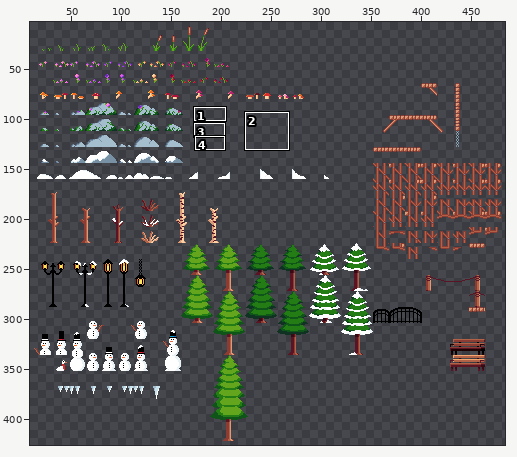
Edited in one commit: sprite sheet (Goose with a Scarf/sprites/sprTilesDeco16/layers/e3e90a35-e177-4fa3-9686-92c172d5dfba/3d8272e3-26b5-49f2-a746-c5b7457d81c9.png). The picture above shows the old version from afar; the outline marks the close-up.
Close-up. Before:
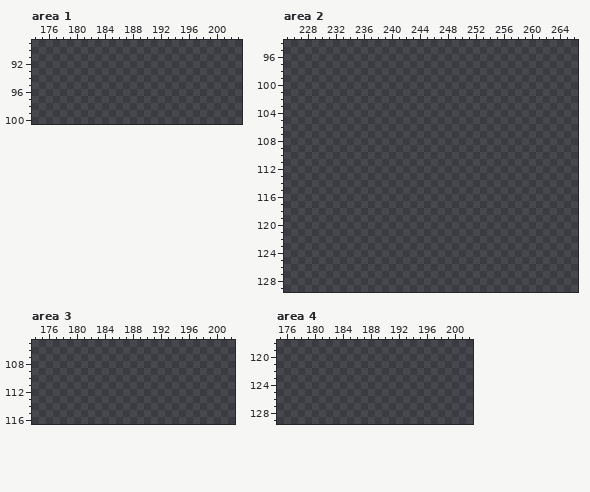
The file is 496x496 pixels. Shown: area 1: x 174..203, y 89..100; area 2: x 225..266, y 94..129; area 3: x 174..202, y 105..116; area 4: x 175..202, y 118..129. The wide view leaves out empty margins. The commit also changed other parts of the picture, which this record leaves out.
Palette (. is transparent): 
The same view after the edit:
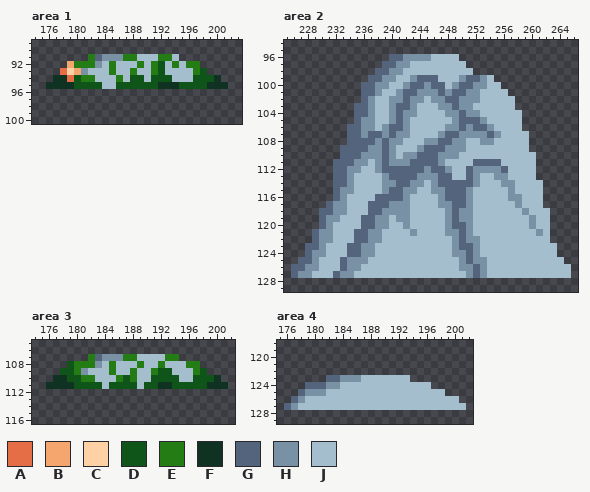
Colours new in this view: A #e66e46  B #f5a56e  C #ffd2a5  D #0f5519  E #237d14  F #0f3223  G #55647d  H #7891a5  J #a5becd
Edits made:
Changed rows in their new state; - is an unchanged pixel.
Area 1:
first column x 176:
 91 ------EGHHHEEJJJEEJ-------
 92 ---BEEEHJEJJJEJEDJEJEE----
 93 --ACBHJJJEJJEJJEDJJJJED---
 94 -FFADEEJJJEJDDJDDDJJJDDDF-
 95 FFFFDDDDJJDDDDDDFFFDDDDFFF
Area 2:
first column x 226:
 96 --------------GGHHHHJJJJ----------------
 97 -------------GGHHJJJJJJJJ---------------
 98 ------------GGHHJJJJJJJJJJ--------------
 99 -----------GGHHJJHGGGJJJHGGHJ-----------
100 ----------GGHHJJHGGHGGJHGGHHJJ----------
101 ----------GGHJJHGGHHHGHGGHHJJJJ---------
102 ----------GHJJHHGHHJHHGGHHHJJJJJ--------
103 ---------GGHJJHGGHJJJHHGHHJJJJJJ--------
104 ---------GGHJJHGHHJJJJHHGHHJJJJJJ-------
105 ---------GHHJJHGHJJJJJJHGGGHJJJJJ-------
106 --------GGHHJHGGHJJJJJHHGHGGHJJJJ-------
107 --------GGHGGHGHHJJJJHGGHHHHGHJJJJ------
108 --------GGGGHGHHJJJHHGGHHJJHHJJJJJ------
109 -------GGGGHHGHJJJHGGGHHHJJJJJJJJJ------
110 -------GGGHHHGHJHHGGGHHHJJJJJJJJJJJ-----
111 ------GGGHHJHGHHHGGGGHJJJJGGGGJJJJJ-----
112 ------GGHHJJHGGGGGGHGGHJJGHHHHGJJJJ-----
113 ------GGHJJJJHGGGGHHHGGJJGHJJHHJJJJ-----
114 ------GGHJJJJHHGGHHJHGGGGGHJJJHHJJJJ----
115 ------GHHJJJJHGGHHJJHHGGGHJJJJJHJJJJ----
116 ------GHJJJJGGGGHJJJJHGGGHJJJJJHHJJJ----
117 -----GHHJJJGGGHHHJJJJHHGGHJJJJJJHJJJ----
118 ----GGHHJJJGGHHHHJJJJJHGHHJJJJJJJHJJJ---
119 ----GHHJJJGGHHJHHJJJJJHGHHJJJJJJJJHJJ---
120 ----GHJJJJGGHHJJHJJJJJHGGHJJJJJJJJHJJ---
121 ---GHHJJJGGHHJJJJHJJJJHHGHJJJJJJJJJHJ---
122 ---GHHJJJGGHHJJJJJJJJJJHGHHJJJJJJJJJJ---
123 --GGHJJJGGHHJJJJJJJJJJJHGGHJJJJJJJJJJJ--
124 --GHHJJJGGHHJJJJJJJJJJJHHGHJJJJJJJJJJJ--
125 -GGHJJJGHHHJJJJJJJJJJJJJHGHHJJJJJJJJJJJ-
126 GGHHJJJGHHJJJJJJJJJJJJJJHHGHJJJJJJJJJJJJ
127 GHHJJJGHHJJJJJJJJJJJJJJJJHGHJJJJJJJJJJJJ
Area 3:
first column x 176:
107 ------EGHHHEEJJJJEE-------
108 ---DEEEHJEJJJEJJEJJJEE----
109 --DDEHJJJEJJEJJEDDJJJED---
110 -FFDDEEJJJEDEJJDDDDJJDDDF-
111 FFFFDDDDJDDDDJDDFFDDDDDFFF
Area 4:
first column x 176:
123 ------GGHHHJJJJJJJ--------
124 ---GGGHHJJJJJJJJJJJJJ-----
125 --GHHHJJJJJJJJJJJJJJJJJ---
126 -GHJJJJJJJJJJJJJJJJJJJJJJ-
127 GHJJJJJJJJJJJJJJJJJJJJJJJJ
Where, in picture pixels (left, top, right, bottom), the same in both close-ups:
added: (46, 54, 228, 89)
added: (291, 54, 571, 278)
added: (46, 354, 228, 389)
added: (284, 375, 466, 410)
